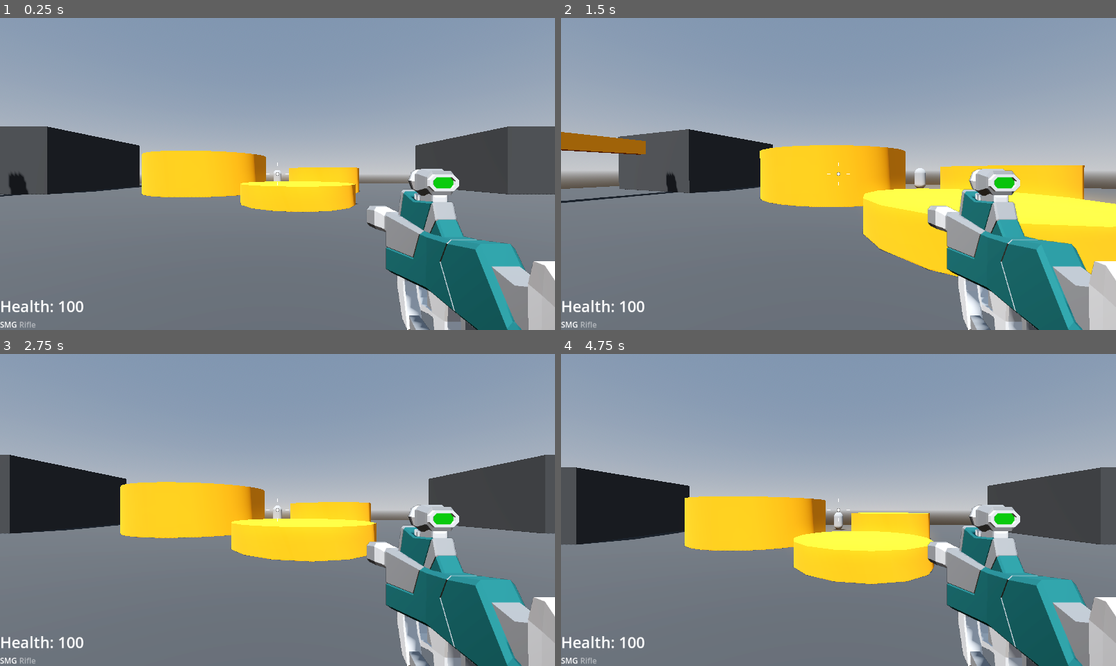
Above: before the commit, frames 1-4 (two rows, left to right).
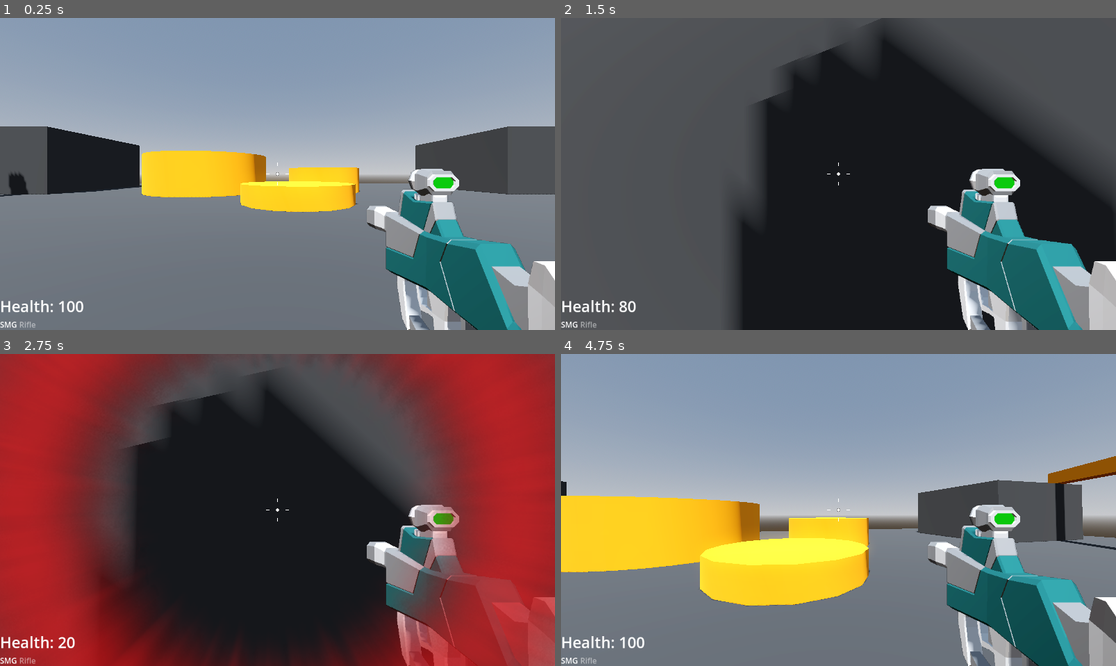
Above: after the commit, the same moments.

Repository: SugarF0x/robage-3d
Game: Godot game, scene res://Levels/sandbox.tscn
The game is run twice, just before and just after one commit, with the same random seed, the same clock (stepped at 60 frames per second) and the same inputs.
Inputs (mouse positions are in pixels of both pictures, inside the frame that each line leads up to):
- Up to frame 1 (0.25 s): no input
- Up to frame 2 (1.5 s): tap Enter (ui_text_submit) at 0.5, 0.6 s; move the mouse to (866, 174) at 0.52 s; hold W (move_forward) from 0.53 s (still down); tap Space (jump) at 0.77 s; move the mouse to (810, 174) at 1.27 s; click (810, 174) at 1.35 s
- Up to frame 3 (2.75 s): keep holding W (move_forward); tap Space (jump) at 1.52 s; tap Enter (ui_text_submit) at 1.55, 2.3 s; move the mouse to (288, 503) at 2.02 s; tap Mouse wheel down (scroll_down) at 2.1 s
- Up to frame 4 (4.75 s): move the mouse to (832, 516) at 2.77 s; tap Mouse wheel up (scroll_up) at 2.85 s; tap Space (jump) at 3.02, 4.52 s; tap Enter (ui_text_submit) at 3.05, 4.35 s; release W (move_forward) at 3.5 s; click (838, 516) at 3.5 s, where only the run after the commit has a clickable "Restart"; tap R (restart, bound only after the commit) at 4.25 s; move the mouse to (877, 513) at 4.27 s; hold W (move_forward) from 4.28 s (still down)

The runs differ from the first frame. In frame 1, less than 0.1% of the frame differs, in the area x 49-51%, y 48-53%; in frame 2, 87%; in frame 3, 98%, in the area x 0-100%, y 0-100%; in frame 4, 22%.

Commit message:
add enemy manager with spawner

Diff:
--- /dev/null
+++ b/Levels/EnemyManager.gd
@@ -0,0 +1,18 @@
+extends Node3D
+
+
+@export var enemy_scene: PackedScene
+
+
+@onready var spawn_points = $SpawnPoints.get_children()
+@onready var enemies = $Enemies
+
+
+func _input(_event: InputEvent) -> void:
+	if Input.is_action_just_pressed("ui_text_submit"): spawn()
+
+
+func spawn() -> void:
+	var enemy = enemy_scene.instantiate()
+	enemies.add_child(enemy)
+	enemy.global_position = spawn_points.pick_random().global_position
--- a/Levels/sandbox.tscn
+++ b/Levels/sandbox.tscn
@@ -1,9 +1,10 @@
-[gd_scene load_steps=9 format=3 uid="uid://b2t8cplp6prl2"]
+[gd_scene load_steps=10 format=3 uid="uid://b2t8cplp6prl2"]
 
 [ext_resource type="Material" uid="uid://bfcw0tn2f76sy" path="res://Levels/Materials/GrayMaterial.tres" id="1_78o21"]
 [ext_resource type="PackedScene" uid="uid://1dm7xquufcns" path="res://Player/player.tscn" id="1_n1wis"]
 [ext_resource type="PackedScene" uid="uid://8x2kpqs6jj4c" path="res://Enemy/enemy.tscn" id="2_sttig"]
 [ext_resource type="Material" uid="uid://dcg5gp2j82fvr" path="res://Levels/Materials/OrangeMaterial.tres" id="3_0rd03"]
+[ext_resource type="Script" path="res://Levels/EnemyManager.gd" id="4_8fjes"]
 
 [sub_resource type="ProceduralSkyMaterial" id="ProceduralSkyMaterial_2t2of"]
 sky_horizon_color = Color(0.64625, 0.65575, 0.67075, 1)
@@ -34,9 +35,6 @@
 [node name="Player" parent="." instance=ExtResource("1_n1wis")]
 transform = Transform3D(-1, 0, -8.74228e-08, 0, 1, 0, 8.74228e-08, 0, -1, 0, 1, 0)
 
-[node name="Enemy" parent="." instance=ExtResource("2_sttig")]
-transform = Transform3D(1, 0, 0, 0, 1, 0, 0, 0, 1, 0, 1, 25)
-
 [node name="NavigationRegion3D" type="NavigationRegion3D" parent="."]
 navigation_mesh = SubResource("NavigationMesh_ok0yv")
 
@@ -199,3 +197,29 @@
 height = 1.0
 sides = 16
 material = ExtResource("3_0rd03")
+
+[node name="EnemyManager" type="Node3D" parent="."]
+script = ExtResource("4_8fjes")
+enemy_scene = ExtResource("2_sttig")
+
+[node name="SpawnPoints" type="Node3D" parent="EnemyManager"]
+
+[node name="SpawnPoint1" type="Node3D" parent="EnemyManager/SpawnPoints"]
+transform = Transform3D(1, 0, 0, 0, 1, 0, 0, 0, 1, 0, 1, 25)
+
+[node name="SpawnPoint2" type="Node3D" parent="EnemyManager/SpawnPoints"]
+transform = Transform3D(1, 0, 0, 0, 1, 0, 0, 0, 1, -13.0204, 1, 27.0372)
+
+[node name="SpawnPoint3" type="Node3D" parent="EnemyManager/SpawnPoints"]
+transform = Transform3D(1, 0, 0, 0, 1, 0, 0, 0, 1, -17.9407, 1, -9.61545)
+
+[node name="SpawnPoint4" type="Node3D" parent="EnemyManager/SpawnPoints"]
+transform = Transform3D(1, 0, 0, 0, 1, 0, 0, 0, 1, 4.589, 2, -23.348)
+
+[node name="SpawnPoint5" type="Node3D" parent="EnemyManager/SpawnPoints"]
+transform = Transform3D(1, 0, 0, 0, 1, 0, 0, 0, 1, 17.1462, 1, -12.2072)
+
+[node name="SpawnPoint6" type="Node3D" parent="EnemyManager/SpawnPoints"]
+transform = Transform3D(1, 0, 0, 0, 1, 0, 0, 0, 1, 17.1462, 1, 11.0832)
+
+[node name="Enemies" type="Node3D" parent="EnemyManager"]
--- a/Player/game_over_menu.tres
+++ b/Player/game_over_menu.tres
@@ -43,7 +43,6 @@
 
 }
 "
-graph_offset = Vector2(-739.894, -341.001)
 mode = 1
 flags/light_only = false
 nodes/fragment/0/position = Vector2(400, 140)
--- a/Player/player.gd
+++ b/Player/player.gd
@@ -69,7 +69,7 @@
 	if event is InputEventMouseMotion: mouse_motion = -event.relative * MOUSE_SENSITIVITY
 	if Input.is_action_just_pressed("scroll_up"): weapon_index += 1
 	if Input.is_action_just_pressed("scroll_down"): weapon_index -= 1
-	if Input.is_action_just_pressed("ui_text_submit"): get_tree().reload_current_scene()
+	if Input.is_action_just_pressed("restart"): get_tree().reload_current_scene()
 #endregion
 
 #region Own logic
--- a/project.godot
+++ b/project.godot
@@ -57,3 +57,8 @@
 "events": [Object(InputEventMouseButton,"resource_local_to_scene":false,"resource_name":"","device":-1,"window_id":0,"a …(259 unchanged characters)…
 ]
 }
+restart={
+"deadzone": 0.5,
+"events": [Object(InputEventKey,"resource_local_to_scene":false,"resource_name":"","device":-1,"window_id":0,"alt_pressed":false,"shift_pressed":false,"ctrl_pressed":false,"meta_pressed":false,"pressed":false,"keycode":0,"physical_keycode":82,"key_label":0,"unicode":114,"echo":false,"script":null)
+]
+}
